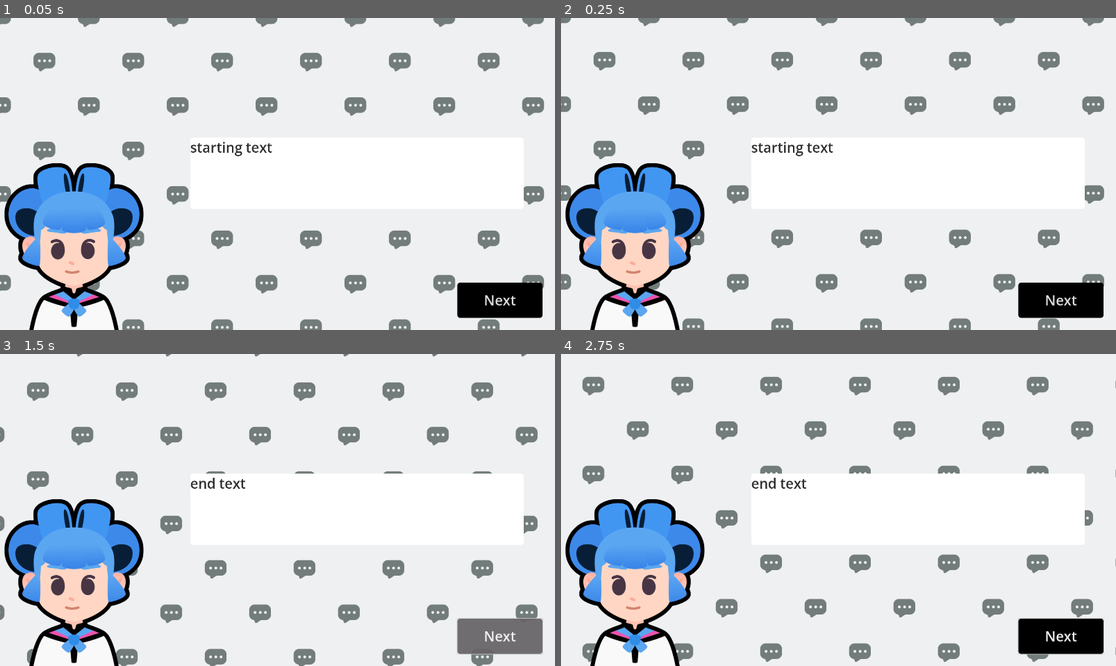
Above: before the commit, frames 1-4 (two rows, left to right).
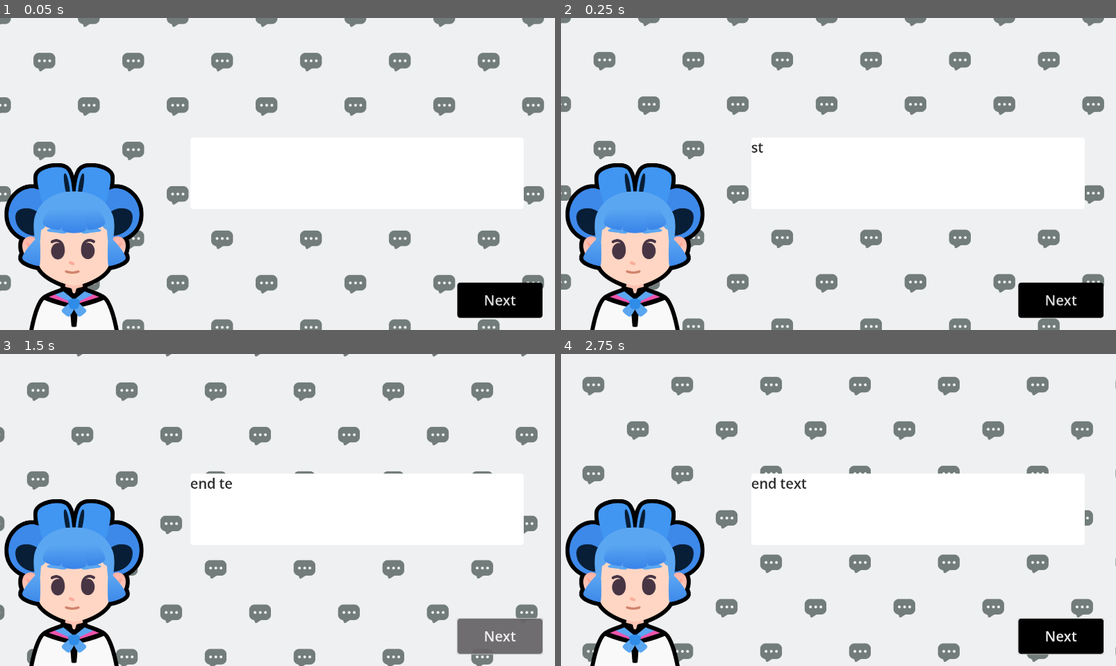
Above: after the commit, the same moments.

Repository: chimoochi/M7-Telling-a-Story
Game: Godot game, scene res://lessons/dialogue.tscn
Two runs of this game, one before a commit and one after it. Both use one fixed random seed, a clock stepped at 60 frames per second and the inputs below. Sound files missing from this copy of the repository are replaced by a short silence.
Inputs (mouse positions are in pixels of both pictures, inside the frame that each line leads up to):
- Up to frame 1 (0.05 s): no input
- Up to frame 2 (0.25 s): no input
- Up to frame 3 (1.5 s): click "Next" at 0.5 s; click "Next" at 1.25 s
- Up to frame 4 (2.75 s): tap Enter at 2 s; move the mouse to (960, 494) at 2.02 s; hold D (move_right) from 2.03 s (still down); tap Z at 2.1 s; click (960, 494) at 2.17 s; tap Space at 2.27 s

The runs differ from the first frame. In frame 1, 0.2% of the frame differs, in the area x 34-50%, y 39-45%; in frame 2, 0.2%; in frame 3, less than 0.1%; in frame 4, nothing differs.
Error before the commit: Invalid access of index '3' on a base object of type: 'Array[String]'. (res://lessons/dialogue.gd:13)
Error after the commit: Invalid access of index '3' on a base object of type: 'Array[String]'. (res://lessons/dialogue.gd:15)

Commit message:
M7L6 finish

Diff:
--- a/M07.telling_a_story_workbook/lessons/dialogue.gd
+++ b/M07.telling_a_story_workbook/lessons/dialogue.gd
@@ -1,6 +1,8 @@
 extends Control
 @onready var rich_text_label: RichTextLabel = %RichTextLabel
 @onready var next_button: Button = %NextButton
+@onready var audio_stream_player: AudioStreamPlayer = %AudioStreamPlayer
+
 var dialogue_items : Array[String] = [
 	"starting text",
 	"middle text",
@@ -11,7 +13,18 @@
 
 func show_text():
 	var current_item = dialogue_items[currentindex]
+
 	rich_text_label.text = current_item
+	rich_text_label.visible_ratio = 0.0
+
+	var tween := create_tween()
+	var text_appearing_duration := 1.2
+	tween.tween_property(rich_text_label, "visible_ratio", 1.0, text_appearing_duration)
+
+	var sound_max_offset := audio_stream_player.stream.get_length() - text_appearing_duration
+	var sound_start_position := randf() * sound_max_offset
+	audio_stream_player.play(sound_start_position)
+	tween.finished.connect(audio_stream_player.stop)
 	pass
 func advance():
 	currentindex += 1
--- a/M07.telling_a_story_workbook/lessons/dialogue.tscn
+++ b/M07.telling_a_story_workbook/lessons/dialogue.tscn
@@ -6,6 +6,7 @@
 [ext_resource type="Texture2D" uid="uid://bnly1gkbxw6b5" path="res://assets/bubble_pattern.png" id="2_rjqnu"]
 [ext_resource type="Texture2D" uid="uid://copkt78vgp37i" path="res://assets/sophia.png" id="3_5dtme"]
 [ext_resource type="Texture2D" uid="uid://d000xjtr4iqtk" path="res://assets/emotion_regular.png" id="4_rjqnu"]
+[ext_resource type="AudioStream" uid="uid://lediykc1phcl" path="res://practices/L6.P2.typewriter/assets/human_vel-002.wav" id="7_nggfo"]
 
 [sub_resource type="ShaderMaterial" id="ShaderMaterial_6cfwb"]
 shader = ExtResource("1_1cblk")
@@ -86,3 +87,7 @@
 theme = ExtResource("1_5dtme")
 theme_type_variation = &"FlatButton"
 text = "Next"
+
+[node name="AudioStreamPlayer" type="AudioStreamPlayer" parent="."]
+unique_name_in_owner = true
+stream = ExtResource("7_nggfo")
Not shown: 1 places in M07.telling_a_story_workbook/lessons/dialogue.tscn that only renumber resources
